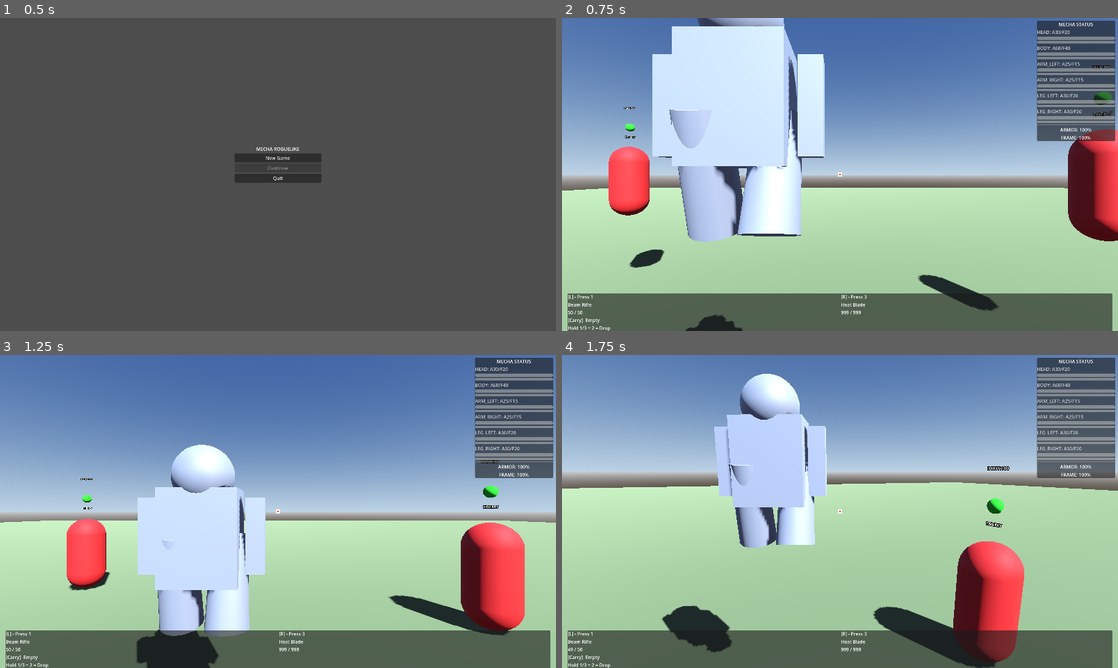
Above: before the commit, frames 1-4 (two rows, left to right).
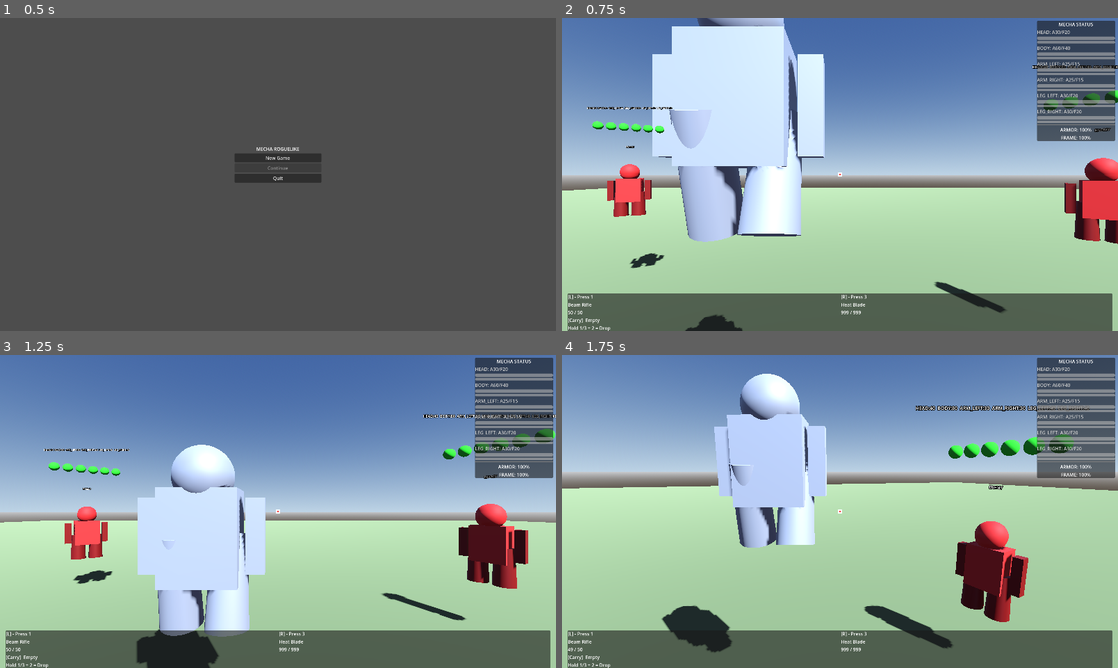
Above: after the commit, the same moments.

Repository: iHaveNoKnowledge/Godot_Project_rogue_mech
Game: Godot game, scene res://scenes/main_menu/main_menu.tscn
The game is run twice, just before and just after one commit, with the same random seed, the same clock (stepped at 60 frames per second) and the same inputs.
Inputs (mouse positions are in pixels of both pictures, inside the frame that each line leads up to):
- Up to frame 1 (0.5 s): no input
- Up to frame 2 (0.75 s): click "New Game" at 0.5 s
- Up to frame 3 (1.25 s): no input
- Up to frame 4 (1.75 s): move the mouse to (867, 511) at 1.27 s; hold W (move_forward) from 1.28 s (still down); hold Middle mouse button (aim) from 1.28 s (still down); click (867, 511) at 1.42 s; tap Space (jump) at 1.52 s

Frame 1 is identical in both runs. In frame 2, 4.9% of the frame differs, in the area x 4-100%, y 15-95%; in frame 3, 7.1%, in the area x 7-100%, y 18-90%; in frame 4, 6.7%.

Commit message:
feat: add full-part enemy dummy (head/body/arms/legs)
- Create enemy_dummy_full.tscn with 6 parts like player mecha
- Create enemy_health_full.gd with armor + frame HP per part
- Enemy status UI shows all 6 parts with color coding
- Future mecha types: body-only, body+legs, hover, etc.

Diff:
--- a/scenes/game_world.tscn
+++ b/scenes/game_world.tscn
@@ -4,7 +4,7 @@
 [ext_resource type="PackedScene" path="res://scenes/mecha/mecha_base.tscn" id="2"]
 [ext_resource type="Script" path="res://scripts/mecha/weapon_manager.gd" id="3"]
 [ext_resource type="PackedScene" path="res://scenes/ui/health_hud.tscn" id="4"]
-[ext_resource type="PackedScene" path="res://scenes/mecha/enemy_dummy.tscn" id="5"]
+[ext_resource type="PackedScene" path="res://scenes/mecha/enemy_dummy_full.tscn" id="5"]
 [ext_resource type="PackedScene" path="res://scenes/ui/crosshair.tscn" id="6"]
 [ext_resource type="PackedScene" path="res://scenes/ui/weapon_hud.tscn" id="7"]
 
--- /dev/null
+++ b/scenes/mecha/enemy_dummy_full.tscn
@@ -0,0 +1,94 @@
+[gd_scene load_steps=6 format=3]
+
+[ext_resource type="Script" path="res://scripts/mecha/enemy_dummy.gd" id="1"]
+[ext_resource type="Script" path="res://scripts/mecha/enemy_health_full.gd" id="2"]
+[ext_resource type="Script" path="res://scripts/ui/enemy_status_ui.gd" id="3"]
+
+[sub_resource type="SphereShape3D" id="FullBodyShape"]
+radius = 1.5
+
+[sub_resource type="SphereMesh" id="HeadMesh"]
+radius = 0.4
+height = 0.8
+
+[sub_resource type="BoxMesh" id="BodyMeshShape"]
+size = Vector3(1.0, 1.2, 0.6)
+
+[sub_resource type="BoxMesh" id="ArmMesh"]
+size = Vector3(0.25, 1.0, 0.25)
+
+[sub_resource type="CylinderMesh" id="LegMesh"]
+height = 1.2
+top_radius = 0.25
+bottom_radius = 0.3
+
+[sub_resource type="StandardMaterial3D" id="EnemyMat"]
+albedo_color = Color(0.8, 0.2, 0.2, 1)
+metallic = 0.2
+roughness = 0.7
+
+[sub_resource type="StandardMaterial3D" id="EnemyMatDark"]
+albedo_color = Color(0.5, 0.1, 0.1, 1)
+metallic = 0.3
+roughness = 0.6
+
+[node name="EnemyDummyFull" type="CharacterBody3D"]
+script = ExtResource("1")
+collision_layer = 8
+collision_mask = 3
+
+[node name="CollisionShape3D" type="CollisionShape3D" parent="."]
+shape = SubResource("FullBodyShape")
+
+[node name="Head" type="Node3D" parent="."]
+transform = Transform3D(1, 0, 0, 0, 1, 0, 0, 0, 1, 0, 2.2, 0)
+
+[node name="HeadMesh" type="MeshInstance3D" parent="Head"]
+mesh = SubResource("HeadMesh")
+material_override = SubResource("EnemyMat")
+
+[node name="Body" type="Node3D" parent="."]
+transform = Transform3D(1, 0, 0, 0, 1, 0, 0, 0, 1, 0, 1.3, 0)
+
+[node name="BodyMesh" type="MeshInstance3D" parent="Body"]
+mesh = SubResource("BodyMeshShape")
+material_override = SubResource("EnemyMat")
+
+[node name="ArmLeft" type="Node3D" parent="."]
+transform = Transform3D(1, 0, 0, 0, 1, 0, 0, 0, 1, -0.75, 1.3, 0)
+
+[node name="ArmLeftMesh" type="MeshInstance3D" parent="ArmLeft"]
+mesh = SubResource("ArmMesh")
+material_override = SubResource("EnemyMatDark")
+
+[node name="ArmRight" type="Node3D" parent="."]
+transform = Transform3D(1, 0, 0, 0, 1, 0, 0, 0, 1, 0.75, 1.3, 0)
+
+[node name="ArmRightMesh" type="MeshInstance3D" parent="ArmRight"]
+mesh = SubResource("ArmMesh")
+material_override = SubResource("EnemyMatDark")
+
+[node name="LegLeft" type="Node3D" parent="."]
+transform = Transform3D(1, 0, 0, 0, 1, 0, 0, 0, 1, -0.35, 0.6, 0)
+
+[node name="LegLeftMesh" type="MeshInstance3D" parent="LegLeft"]
+mesh = SubResource("LegMesh")
+material_override = SubResource("EnemyMatDark")
+
+[node name="LegRight" type="Node3D" parent="."]
+transform = Transform3D(1, 0, 0, 0, 1, 0, 0, 0, 1, 0.35, 0.6, 0)
+
+[node name="LegRightMesh" type="MeshInstance3D" parent="LegRight"]
+mesh = SubResource("LegMesh")
+material_override = SubResource("EnemyMatDark")
+
+[node name="HealthSystem" type="Node3D" parent="."]
+script = ExtResource("2")
+
+[node name="EnemyStatus" type="Node3D" parent="."]
+script = ExtResource("3")
+
+[node name="NameLabel3D" type="Label3D" parent="."]
+transform = Transform3D(1, 0, 0, 0, 1, 0, 0, 0, 1, 0, 3.5, 0)
+text = "ENEMY"
+font_size = 20
--- /dev/null
+++ b/scripts/mecha/enemy_health_full.gd
@@ -0,0 +1,53 @@
+extends MechaHealthBase
+
+
+func _init_parts() -> void:
+	parts = {
+		"head": {
+			"armor_hp": 40.0, "max_armor": 40.0, "armor_class": 1.0,
+			"frame_hp": 30.0, "max_frame": 30.0,
+			"armor_broken": false, "destroyed": false, "mesh": null
+		},
+		"body": {
+			"armor_hp": 80.0, "max_armor": 80.0, "armor_class": 0.9,
+			"frame_hp": 60.0, "max_frame": 60.0,
+			"armor_broken": false, "destroyed": false, "mesh": null
+		},
+		"arm_left": {
+			"armor_hp": 30.0, "max_armor": 30.0, "armor_class": 0.8,
+			"frame_hp": 20.0, "max_frame": 20.0,
+			"armor_broken": false, "destroyed": false, "mesh": null
+		},
+		"arm_right": {
+			"armor_hp": 30.0, "max_armor": 30.0, "armor_class": 0.8,
+			"frame_hp": 20.0, "max_frame": 20.0,
+			"armor_broken": false, "destroyed": false, "mesh": null
+		},
+		"leg_left": {
+			"armor_hp": 40.0, "max_armor": 40.0, "armor_class": 0.7,
+			"frame_hp": 30.0, "max_frame": 30.0,
+			"armor_broken": false, "destroyed": false, "mesh": null
+		},
+		"leg_right": {
+			"armor_hp": 40.0, "max_armor": 40.0, "armor_class": 0.7,
+			"frame_hp": 30.0, "max_frame": 30.0,
+			"armor_broken": false, "destroyed": false, "mesh": null
+		},
+	}
+	is_player = false
+
+
+func _find_meshes() -> void:
+	var mappings = {
+		"head": "../Head/HeadMesh",
+		"body": "../Body/BodyMesh",
+		"arm_left": "../ArmLeft/ArmLeftMesh",
+		"arm_right": "../ArmRight/ArmRightMesh",
+		"leg_left": "../LegLeft/LegLeftMesh",
+		"leg_right": "../LegRight/LegRightMesh",
+	}
+	for slot in mappings:
+		var node = get_node_or_null(mappings[slot])
+		if node:
+			parts[slot]["mesh"] = node
+			_original_colors[slot] = node.material_override.albedo_color if node.material_override else Color(0.8, 0.2, 0.2, 1)
